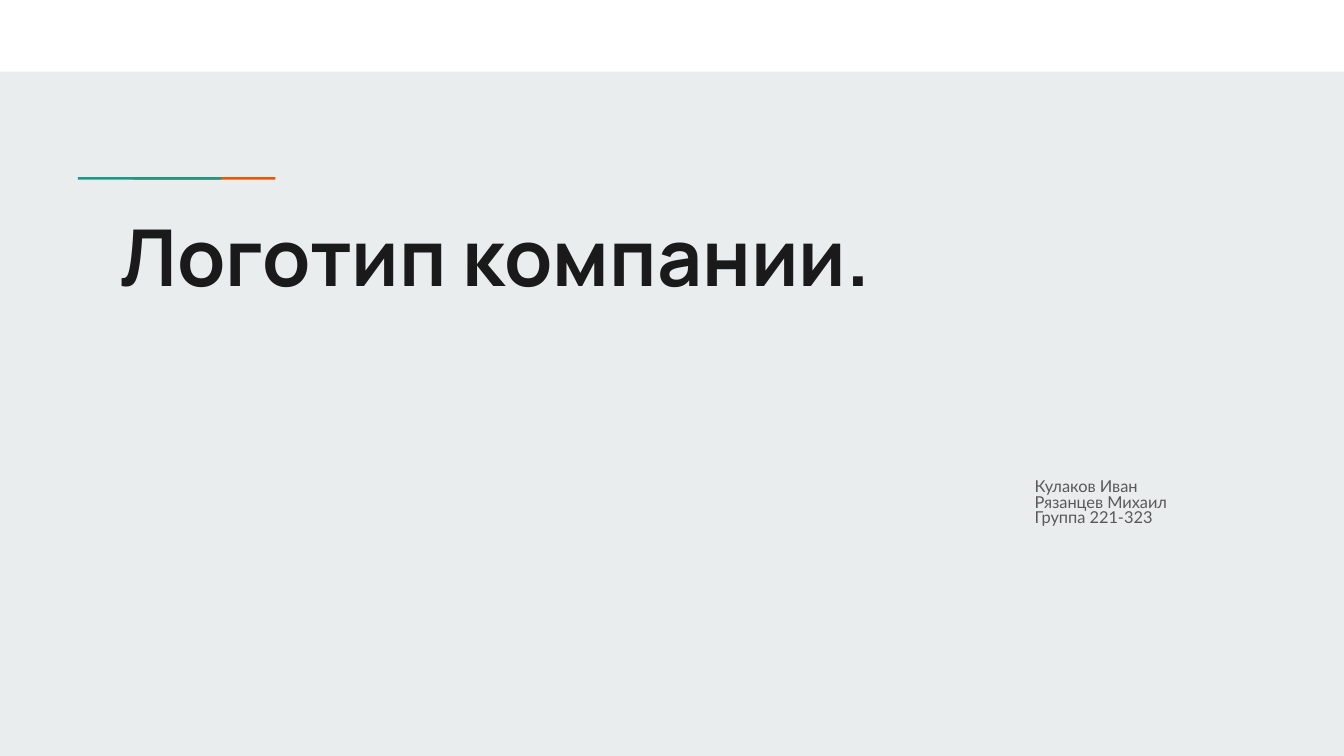
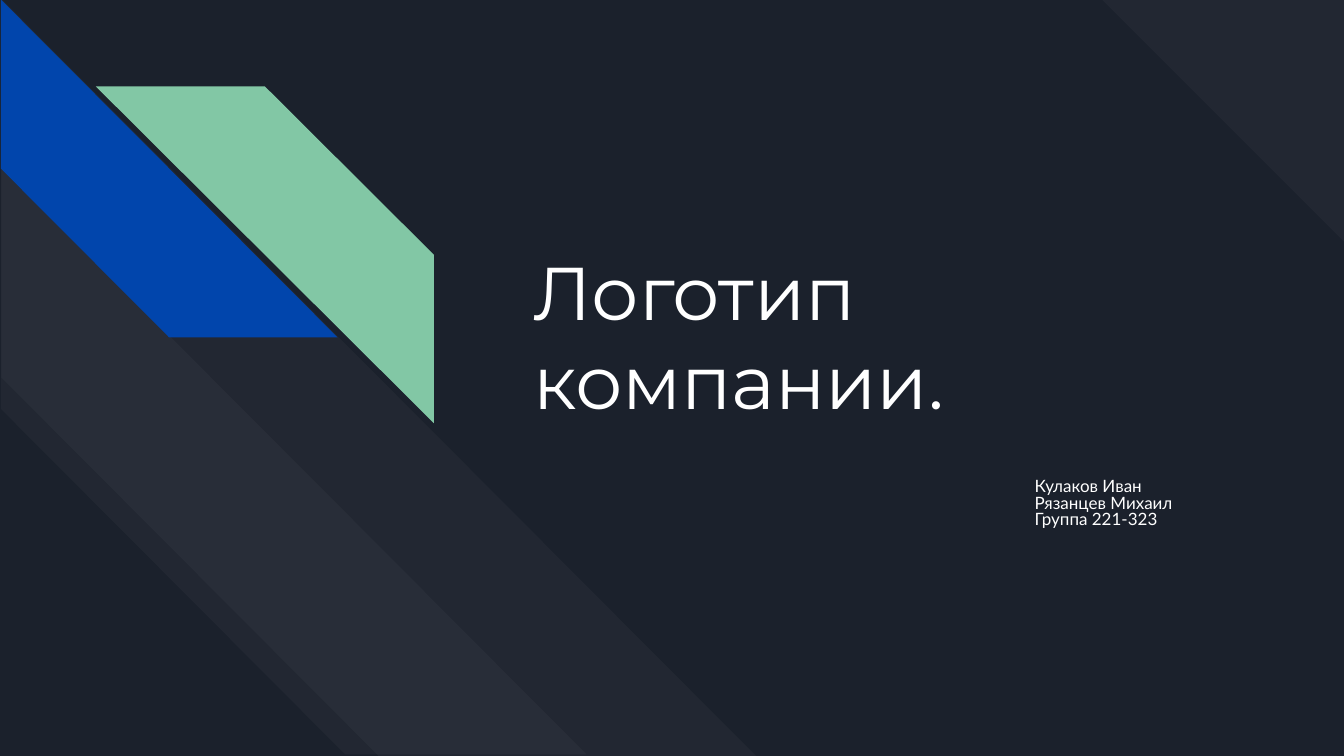
Before and after one commit to MakinFantasy/ww, a slide deck: slide 1 of 1. Логотип компании.pptx. Drawn at 1344x756 pixels with LibreOffice and Linux fonts; fonts in the diff are those of the drawing. Boxes give left, top, right and bottom in pixels: in the first picture for what was removed or moved away, otherwise in the second. Text is boxed around its words. In the diff, an @@ line names an element or a change of style, - is before the commit and + after.

```diff
--- a/1. Логотип компании.pptx
+++ b/1. Логотип компании.pptx
@@ background #E9EDEE to #1B212C @@
@@ rectangle removed at [0, 0, 1344, 71] @@
@@ diag stripe added at [1102, 0, 1344, 242], fill #FFFFFF at 3% opacity @@
@@ group added at [0, 1, 757, 755]: 4 diag stripes @@
@@ rectangle removed at [122, 175, 177, 181] @@
@@ rectangle removed at [176, 175, 231, 181] @@
@@ title "Логотип компании.": place and size @@
-title "Логотип компании." at [121, 229, 870, 287]
+title "Логотип компании." at [533, 267, 944, 410]
@@ title "Логотип компании." at [533, 267, 944, 410]: size 42 to 40 pt, font Manrope to Montserrat, text colour #1A1A1A to #FFFFFF, bold off @@
@@ subtitle "Кулаков Иван" at [1035, 480, 1172, 528]: size 8.8 to 9.1 pt, text colour #595959 to #FFFFFF @@
```
Also in this commit, not shown: 3 other slides changed, 1 other file.
